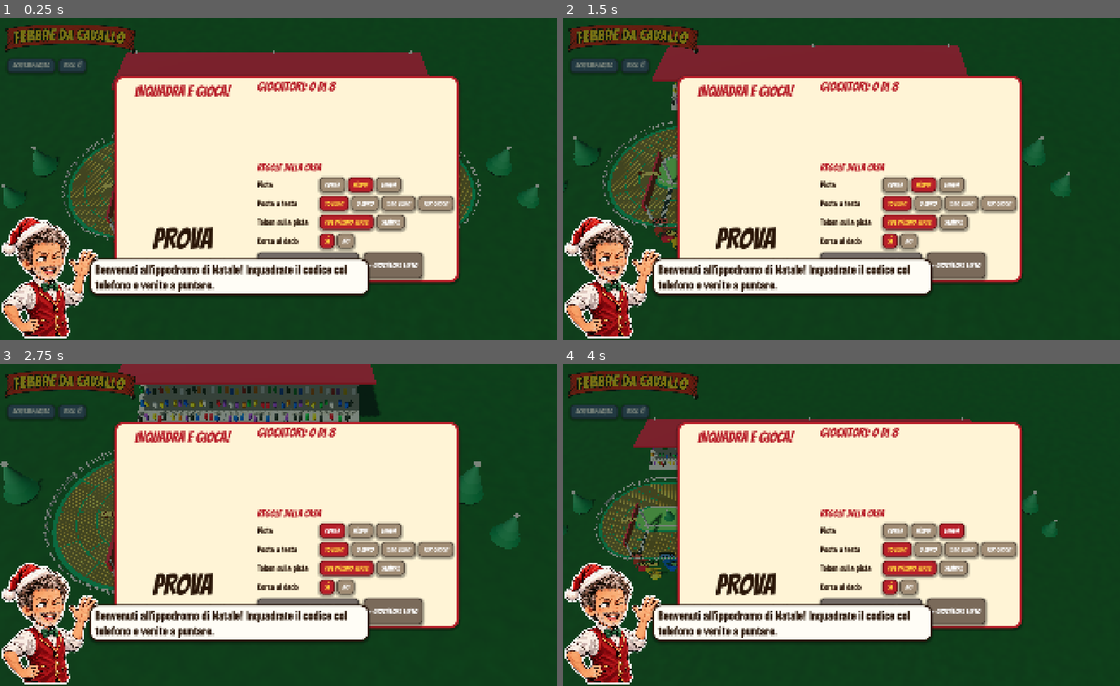
Above: before the commit, frames 1-4 (two rows, left to right).
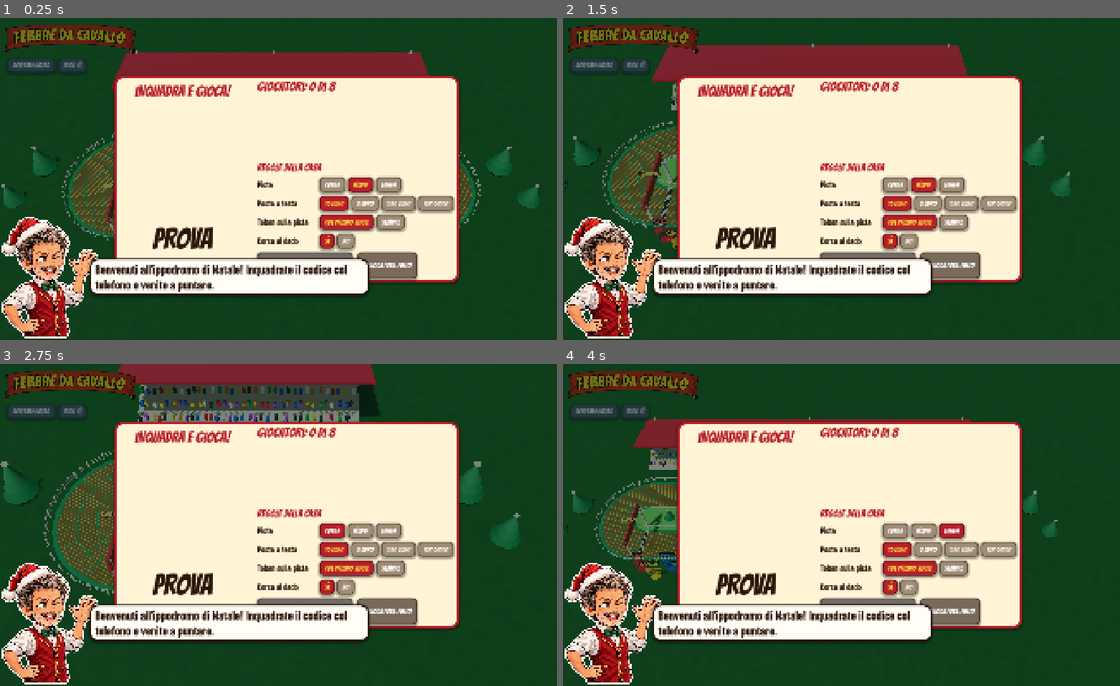
Above: after the commit, the same moments.

Repository: Tannoiser2/Febbre-da-Cavallo
Game: Godot game, scene res://scenes/main.tscn
The game is run twice, just before and just after one commit, with the same random seed, the same clock (stepped at 60 frames per second) and the same inputs.
Inputs:
- Up to frame 1 (0.25 s): no input
- Up to frame 2 (1.5 s): click "Schermo intero" at 0.5 s; click "Voce: sì" at 1.25 s
- Up to frame 3 (2.75 s): click "corta" at 2 s
- Up to frame 4 (4 s): click "media" at 2.75 s; click "lunga" at 3.5 s

The runs differ from the first frame. In frame 1, 0.3% of the frame differs, in the area x 62-77%, y 72-82%; in frame 2, 0.3%; in frame 3, 0.3%; in frame 4, 0.3%.

Commit message:
Dado vero (+1 pallino, +1 -1, +2 pallino, +2, +2 -2, +3 pallino), un turno a testa per giro, token valido per tutta la colonna, nuova corsa oltre a riprendi [pubblica]
Co-Authored-By: Claude Opus 5.5 <noreply@anthropic.com>
Claude-Session: https://claude.ai/code/session_01KonsJhTq9AB1weuGh43qVc

Diff:
--- a/scripts/dati.gd
+++ b/scripts/dati.gd
@@ -13,12 +13,21 @@
 	{"nome": "Nerone", "colore": "#2b2b2b"},
 ]
 
-## Facce del dado movimento: numero e pallino verde (con il pallino verde si pesca un TOKEN).
-## Per cambiare il dado basta modificare questa lista.
+## Facce del dado movimento: n = caselle, v = pallino verde (si pesca un TOKEN),
+## e = "+N -N" (il giocatore sceglie se andare avanti o indietro). Le altre facce vanno solo avanti.
 const DADO := [
-	{"n": 1, "v": false}, {"n": 2, "v": false}, {"n": 3, "v": false},
-	{"n": 1, "v": true}, {"n": 2, "v": true}, {"n": 3, "v": true},
+	{"n": 1, "v": true, "e": false},
+	{"n": 1, "v": false, "e": true},
+	{"n": 2, "v": true, "e": false},
+	{"n": 2, "v": false, "e": false},
+	{"n": 2, "v": false, "e": true},
+	{"n": 3, "v": true, "e": false},
 ]
+
+static func testo_faccia(f: Dictionary) -> String:
+	if f.get("e", false):
+		return "+%d -%d" % [f["n"], f["n"]]
+	return "+%d" % f["n"]
 
 ## I 20 TOKEN movimento del sacchetto: tipo -> quanti, nome, spiegazione breve
 const TOKEN := {
--- a/scripts/interfaccia.gd
+++ b/scripts/interfaccia.gd
@@ -38,6 +38,7 @@
 var sala_conteggio: Label
 var sala_parti: Button
 var sala_bot: Button
+var sala_riprendi: Button
 var sala_opzioni := {}
 var pile_box: Control
 var pile_celle := []
@@ -301,8 +302,9 @@
 	p.add_theme_stylebox_override("panel", stile(Color("#fbf6e9"), Color("#3a2a1a"), 26, 5))
 	p.pivot_offset = Vector2(75, 75)
 	box.add_child(p)
-	var l := etichetta(str(f["n"]), f_titolo, 112, SCURO)
+	var l := etichetta("", f_titolo, 84, SCURO)
 	l.name = "N"
+	_testo_dado(l, f)
 	l.horizontal_alignment = HORIZONTAL_ALIGNMENT_CENTER
 	l.vertical_alignment = VERTICAL_ALIGNMENT_CENTER
 	l.position = Vector2(0, 0)
@@ -328,6 +330,15 @@
 	box.add_child(chi)
 	return box
 
+func _testo_dado(l: Label, f: Dictionary) -> void:
+	if f.get("e", false):
+		l.text = "+%d\n-%d" % [f["n"], f["n"]]
+		l.add_theme_font_size_override("font_size", 58)
+		l.add_theme_constant_override("line_spacing", -14)
+	else:
+		l.text = "+%d" % f["n"]
+		l.add_theme_font_size_override("font_size", 84)
+
 func mostra_dadi(facce: Array, suono: Callable) -> void:
 	for c in dadi_box.get_children():
 		c.queue_free()
@@ -348,8 +359,9 @@
 				return
 			var p: Control = ws[i].get_node("Faccia")
 			p.rotation = randf_range(-0.6, 0.6) * (1.0 - k / 14.0)
-			(p.get_node("N") as Label).text = str(Dati.DADO[randi() % Dati.DADO.size()]["n"]) if k < 13 else str(facce[i]["n"])
-			p.get_node("V").visible = (randf() < 0.5) if k < 13 else facce[i].get("v", false)
+			var fc: Dictionary = Dati.DADO[randi() % Dati.DADO.size()] if k < 13 else facce[i]
+			_testo_dado(p.get_node("N") as Label, fc)
+			p.get_node("V").visible = fc.get("v", false)
 		suono.call()
 		await get_tree().create_timer(0.06 + k * 0.008).timeout
 	for w in ws:
@@ -484,11 +496,16 @@
 	var hb := HBoxContainer.new()
 	hb.add_theme_constant_override("separation", 16)
 	dx.add_child(hb)
-	sala_parti = bottone("SI PARTE!", 54, Color("#1d7a3a"))
-	sala_parti.custom_minimum_size = Vector2(340, 90)
+	sala_parti = bottone("NUOVA CORSA!", 50, Color("#1d7a3a"))
+	sala_parti.custom_minimum_size = Vector2(320, 90)
 	sala_parti.disabled = true
 	sala_parti.pressed.connect(func(): comando.emit("parti", null))
 	hb.add_child(sala_parti)
+	sala_riprendi = bottone("RIPRENDI", 36, Color("#3d5a80"))
+	sala_riprendi.custom_minimum_size = Vector2(0, 90)
+	sala_riprendi.visible = false
+	sala_riprendi.pressed.connect(func(): comando.emit("riprendi", null))
+	hb.add_child(sala_riprendi)
 	sala_bot = bottone("+ giocatore finto", 26, Color("#7a6a5a"))
 	sala_bot.pressed.connect(func(): comando.emit("bot", null))
 	hb.add_child(sala_bot)
--- a/scripts/ippodromo.gd
+++ b/scripts/ippodromo.gd
@@ -12,6 +12,7 @@
 var font: Font
 var cavalli := []            # Cavallo3D
 var token_nodi := {}         # cella -> Node3D
+var _bande: MeshInstance3D = null   # le colonne coperte dai token
 var marcatori := []
 var cam: Camera3D
 var _cam_target := Vector3.ZERO
@@ -481,6 +482,30 @@
 		elif token_nodi[k].get_meta("tipo") != m.token[k]:
 			token_nodi[k].queue_free()
 			metti_token(k, m.token[k])
+	disegna_colonne(m.token.keys())
+
+## Il token vale per tutta la colonna: le caselle affiancate si colorano di azzurro chiaro
+func disegna_colonne(celle_token: Array) -> void:
+	if _bande:
+		_bande.queue_free()
+		_bande = null
+	if celle_token.is_empty():
+		return
+	var st := SurfaceTool.new()
+	st.begin(Mesh.PRIMITIVE_TRIANGLES)
+	for t in celle_token:
+		for c in pista.colonna[t]:
+			_poligono_inset(st, pista.celle[c], 0.12, 0.05)
+	_bande = MeshInstance3D.new()
+	_bande.mesh = st.commit()
+	var m := StandardMaterial3D.new()
+	m.albedo_color = Color(0.3, 0.72, 1.0, 0.62)
+	m.transparency = BaseMaterial3D.TRANSPARENCY_ALPHA
+	m.shading_mode = BaseMaterial3D.SHADING_MODE_UNSHADED
+	m.cull_mode = BaseMaterial3D.CULL_DISABLED
+	_bande.material_override = m
+	_bande.cast_shadow = GeometryInstance3D.SHADOW_CASTING_SETTING_OFF
+	add_child(_bande)
 
 func _metti_zoppo(h: Cavallo3D, cella: int) -> void:
 	var c: Dictionary = pista.celle[cella]
--- a/scripts/main.gd
+++ b/scripts/main.gd
@@ -61,7 +61,8 @@
 				_salvata = ""
 		rete.avvia(cod)
 		if _salvata != "":
-			ui.sala_parti.text = "RIPRENDI LA CORSA"
+			ui.sala_riprendi.visible = true
+			ui.sala_riprendi.text = "RIPRENDI LA CORSA\nINTERROTTA"
 	else:
 		ui.imposta_qr("", 0, "PROVA", "Versione di prova sul computer: aggiungi i giocatori finti")
 	for i in int(params.get("bot", "0")):
@@ -118,10 +119,14 @@
 func _comando(nome: String, valore) -> void:
 	match nome:
 		"parti":
-			if _salvata != "":
+			if m.giocatori.size() >= 2 and not _in_gioco:
+				_salvata = ""
+				ui.sala_riprendi.visible = false
+				rete.salva("fdc_partita", "")
+				_gioca()
+		"riprendi":
+			if _salvata != "" and not _in_gioco:
 				_riprendi()
-			elif m.giocatori.size() >= 2 and not _in_gioco:
-				_gioca()
 		"bot":
 			if m.fase == "attesa":
 				_aggiungi_bot()
@@ -168,7 +173,7 @@
 func _riprendi() -> void:
 	var s = JSON.parse_string(_salvata)
 	_salvata = ""
-	ui.sala_parti.text = "SI PARTE!"
+	ui.sala_riprendi.visible = false
 	if not (s is Dictionary):
 		return
 	_in_gioco = true
--- a/scripts/motore.gd
+++ b/scripts/motore.gd
@@ -30,6 +30,7 @@
 var n_corsa := 0
 var n_turno := 0
 var salta_prossimo := false
+var giro := []              # chi ha già giocato in questo giro (si ricomincia quando hanno giocato tutti)
 var ultimo_uid := ""
 var di_turno := ""          # uid di chi sta giocando ora
 var dado_attuale := []      # facce in mostra
@@ -87,6 +88,7 @@
 	n_turno = 0
 	salta_prossimo = false
 	ultimo_uid = ""
+	giro = []
 	di_turno = ""
 	dado_attuale = []
 	risultati = []
@@ -160,6 +162,7 @@
 		await corsa_al_dado()
 	else:
 		var uid := estrai_giocatore()
+		giro.append(uid)
 		di_turno = uid
 		trova(uid)["turni"] += 1
 		ultimo_uid = uid
@@ -181,29 +184,25 @@
 	dado_attuale = []
 	cambiato.emit()
 
-func estrai_giocatore(escludi := []) -> String:
-	var mx := 0
+## Il giocatore di turno lo estrae la sorte, ma una sola volta per giro: chi ha giocato aspetta
+## che abbiano giocato tutti. Nella corsa al dado (tutti = true) possono uscire anche loro.
+func estrai_giocatore(escludi := [], tutti := false) -> String:
+	var cand := []
 	for g in giocatori:
-		mx = max(mx, g["turni"])
-	var tot := 0.0
-	var pesi := []
-	for g in giocatori:
-		var w := 0.0
-		if not escludi.has(g["uid"]):
-			w = 1.0 + 0.7 * (mx - g["turni"])
-			if g["uid"] == ultimo_uid and giocatori.size() > 1:
-				w *= 0.2
-		pesi.append(w)
-		tot += w
-	var x := randf() * tot
-	for i in giocatori.size():
-		x -= pesi[i]
-		if x <= 0.0 and pesi[i] > 0.0:
-			return giocatori[i]["uid"]
-	for g in giocatori:
-		if not escludi.has(g["uid"]):
-			return g["uid"]
-	return giocatori[0]["uid"]
+		if not escludi.has(g["uid"]) and (tutti or not giro.has(g["uid"])):
+			cand.append(g["uid"])
+	if cand.is_empty() and not tutti:
+		giro = []
+		for g in giocatori:
+			if not escludi.has(g["uid"]) and (g["uid"] != ultimo_uid or giocatori.size() == 1):
+				cand.append(g["uid"])
+	if cand.is_empty():
+		for g in giocatori:
+			if not escludi.has(g["uid"]):
+				cand.append(g["uid"])
+	if cand.is_empty():
+		return giocatori[0]["uid"]
+	return cand[randi() % cand.size()]
 
 func _corsa_al_dado_ora() -> bool:
 	return cfg["corsa_dado"] and giocatori.size() >= 3 and n_turno >= 3 and not salta_prossimo and randf() < 0.22
@@ -215,7 +214,7 @@
 		facce.append(Dati.DADO[randi() % Dati.DADO.size()])
 	var scelti := []
 	for i in k:
-		scelti.append(estrai_giocatore(scelti))
+		scelti.append(estrai_giocatore(scelti, true))
 	dado_attuale = facce
 	cambiato.emit()
 	await v.dici(Dati.frase("corsa_dado"), "sorpreso")
@@ -227,7 +226,7 @@
 	while liberi.size() > 1:
 		var op := []
 		for i in facce.size():
-			op.append({"k": i, "t": str(facce[i]["n"]), "v": facce[i]["v"], "ok": not presi.has(i)})
+			op.append({"k": i, "t": Dati.testo_faccia(facce[i]), "n": facce[i]["n"], "v": facce[i]["v"], "e": facce[i].get("e", false), "ok": not presi.has(i)})
 		var r: Dictionary = await _chiedi(liberi, "prendi", "Prendi un dado, presto!", op,
 			{"sotto": "Il più veloce sceglie per primo", "scopo": "prendi", "corsa": true})
 		presi[int(r["k"])] = r["uid"]
@@ -254,39 +253,43 @@
 		await v.dado([p[1]])
 		await esegui_mossa(uid, p[1])
 
-## Le mosse possibili per un cavallo con n passi: {"avanti": dest, "indietro": dest}
-func mosse(cid: int, n: int) -> Dictionary:
+## Le mosse possibili per un cavallo con n passi: {"avanti": dest, "indietro": dest}.
+## Indietro solo se la faccia del dado è "+N -N".
+func mosse(cid: int, n: int, indietro := true) -> Dictionary:
 	var c: Dictionary = cavalli[cid]
 	var occ := occupate(cid)
 	var res := {}
 	var a := pista.destinazioni(c["cella"], n, true, occ)
 	if a["celle"].size() or a["traguardo"]:
 		res["avanti"] = a
-	var d := pista.destinazioni(c["cella"], n, false, occ)
-	if d["celle"].size():
-		res["indietro"] = d
+	if indietro:
+		var d := pista.destinazioni(c["cella"], n, false, occ)
+		if d["celle"].size():
+			res["indietro"] = d
 	return res
 
 func esegui_mossa(uid: String, faccia: Dictionary) -> void:
 	var n: int = faccia["n"]
+	var e: bool = faccia.get("e", false)
 	var validi := []
 	for c in cavalli:
-		if c["attivo"] and not c["zoppo"] and mosse(c["id"], n).size():
+		if c["attivo"] and not c["zoppo"] and mosse(c["id"], n, e).size():
 			validi.append(c["id"])
 	if validi.is_empty():
 		await v.dici(Dati.frase("nessuna"), "pensa")
 		_log("nessuna mossa")
 		await _controlla_ripristino()
 		return
-	var cid: int = await chiedi_cavallo(uid, "Quale cavallo muovi di %d?" % n, validi, "muovi")
-	var m := mosse(cid, n)
+	var tit := ("Quale cavallo muovi di %d (avanti o indietro)?" % n) if e else ("Quale cavallo fai avanzare di %d?" % n)
+	var cid: int = await chiedi_cavallo(uid, tit, validi, "muovi")
+	var m := mosse(cid, n, e)
 	var verso := "avanti"
 	if m.size() > 1:
 		var op := [
-			{"k": "avanti", "t": "Avanti di %d" % n, "ok": true},
-			{"k": "indietro", "t": "Indietro di %d" % n, "ok": true},
+			{"k": "avanti", "t": "+%d  avanti" % n, "ok": true},
+			{"k": "indietro", "t": "-%d  indietro" % n, "ok": true},
 		]
-		var r: Dictionary = await _chiedi([uid], "verso", Dati.nome(cid) + ": avanti o indietro?", op, {"scopo": "verso", "cavallo": cid})
+		var r: Dictionary = await _chiedi([uid], "verso", Dati.nome(cid) + ": quale risultato usi?", op, {"scopo": "verso", "cavallo": cid})
 		verso = r["k"]
 	else:
 		verso = m.keys()[0]
@@ -390,24 +393,33 @@
 	return int(r["k"])
 
 # ------------------------------------------------------------------ token
+## Il token vale per tutta la "colonna": le caselle affiancate da un bordo all'altro della pista.
+func token_nella_colonna(cella: int, ignora := -99) -> int:
+	for c in pista.colonna[cella]:
+		if c != ignora and token.has(c):
+			return c
+	return -1
+
 func risolvi_casella(uid: String, cid: int, verde: bool, origine: int, prof: int) -> void:
 	var cella: int = cavalli[cid]["cella"]
 	if cella < 0 or prof > 3:
 		return
 	var tipo := ""
 	var esistente := false
-	if token.has(cella):
+	var tc := token_nella_colonna(cella)
+	if tc >= 0:
 		if verde or cfg["token_sempre"] or prof > 0:
-			tipo = token[cella]
+			tipo = token[tc]
 			esistente = true
 	elif verde and prof == 0:
 		if sacchetto.is_empty():
 			return
 		tipo = sacchetto.pop_back()
+		tc = cella
 	if tipo == "":
 		return
-	_log("token %s %s su %d" % [tipo, "esistente" if esistente else "pescato", cella])
-	await v.token_rivela(tipo, cella, esistente)
+	_log("token %s %s su %d" % [tipo, "esistente" if esistente else "pescato", tc])
+	await v.token_rivela(tipo, tc, esistente)
 	await v.dici(Dati.TOKEN[tipo]["nome"] + "! " + Dati.TOKEN[tipo]["testo"], "sussurra")
 	var efficace := tipo
 	if tipo == "sorpresa":
@@ -417,33 +429,33 @@
 	# dove va il token dopo l'effetto
 	if not esistente:
 		if tipo != "allarme":
-			token[cella] = tipo
-	await applica(uid, cid, efficace, origine, prof, cella)
-	if esistente and token.get(cella, "") == tipo:
+			token[tc] = tipo
+	await applica(uid, cid, efficace, origine, prof, tc)
+	if esistente and token.get(tc, "") == tipo:
 		if tipo in ["tre", "azzoppato", "allarme"]:
-			token.erase(cella)
+			token.erase(tc)
 			sacchetto.append(tipo)
 			sacchetto.shuffle()
-			await v.token_via([cella])
+			await v.token_via([tc])
 		else:
 			var libere := []
-			for a in pista.adiacenti[cella]:
-				if not token.has(a):
+			for a in pista.adiacenti[tc]:
+				if token_nella_colonna(a, tc) < 0 and not pista.colonna[tc].has(a):
 					libere.append(a)
-			token.erase(cella)
+			token.erase(tc)
 			in_mano = 1
 			if libere.is_empty():
 				sacchetto.append(tipo)
 				sacchetto.shuffle()
 				in_mano = 0
-				await v.token_via([cella])
+				await v.token_via([tc])
 			else:
 				var dove: int = libere[0]
 				if libere.size() > 1:
-					dove = await chiedi_casella(uid, "Dove sposti il token " + Dati.TOKEN[tipo]["nome"] + "?", libere, cella, {"scopo": "sposta_token", "token": tipo})
+					dove = await chiedi_casella(uid, "Dove sposti il token " + Dati.TOKEN[tipo]["nome"] + "?", libere, tc, {"scopo": "sposta_token", "token": tipo})
 				token[dove] = tipo
 				in_mano = 0
-				await v.token_sposta(cella, dove, tipo)
+				await v.token_sposta(tc, dove, tipo)
 	cambiato.emit()
 	await v.aggiorna()
 
@@ -459,7 +471,7 @@
 			var da: int = c["cella"]
 			var dest := await chiedi_destinazione(uid, cid, d, "Dove si ferma " + Dati.nome(cid) + "?")
 			await muovi(cid, da, dest, d, true)
-			if vincitore < 0 and token.has(dest) and cfg["token_sempre"]:
+			if vincitore < 0 and dest >= 0 and token_nella_colonna(dest) >= 0 and cfg["token_sempre"]:
 				await risolvi_casella(uid, cid, false, da, prof + 1)
 		"supera":
 			await _supera(uid, cid)
@@ -688,7 +700,7 @@
 			var cid: int = d.get("cavallo", 0)
 			return "avanti" if valore[cid] > 0 or randf() < 0.3 else "indietro"
 		"prendi":
-			ok.sort_custom(func(a, b): return int(a["t"]) + (0.5 if a.get("v", false) else 0.0) > int(b["t"]) + (0.5 if b.get("v", false) else 0.0))
+			ok.sort_custom(func(a, b): return int(a["n"]) + (0.5 if a.get("v", false) else 0.0) + (0.3 if a.get("e", false) else 0.0) > int(b["n"]) + (0.5 if b.get("v", false) else 0.0) + (0.3 if b.get("e", false) else 0.0))
 			return ok[0]["k"]
 	return ok[randi() % ok.size()]["k"]
 
@@ -726,7 +738,7 @@
 # ------------------------------------------------------------------ salvataggio (per riprendere)
 func salva() -> Dictionary:
 	return {"cfg": cfg, "fase": fase, "giocatori": giocatori, "cavalli": cavalli, "token": token, "sacchetto": sacchetto,
-		"pile": pile, "n_corsa": n_corsa, "n_turno": n_turno, "salta": salta_prossimo, "ultimo": ultimo_uid}
+		"pile": pile, "n_corsa": n_corsa, "n_turno": n_turno, "salta": salta_prossimo, "ultimo": ultimo_uid, "giro": giro}
 
 func carica(s: Dictionary) -> void:
 	cfg.merge(s["cfg"], true)
@@ -753,6 +765,7 @@
 	n_turno = int(s["n_turno"])
 	salta_prossimo = s["salta"]
 	ultimo_uid = s["ultimo"]
+	giro = s.get("giro", [])
 	vincitore = -1
 
 ## Riprende una corsa salvata dall'inizio del turno.
--- a/scripts/pista.gd
+++ b/scripts/pista.gd
@@ -27,6 +27,7 @@
 var succ := {}
 var prec := {}
 var adiacenti := {}
+var colonna := {}          # caselle affiancate da un bordo all'altro (sovrapposte lungo la pista)
 
 func _init(rettilinei: int = 4) -> void:
 	n_rettilinei = max(2, rettilinei - rettilinei % 2)
@@ -79,6 +80,16 @@
 			if _intervalli_toccano(a["s0"], a["s1"], b["s0"], b["s1"]):
 				l.append(b["id"])
 		adiacenti[a["id"]] = l
+	_calcola_colonne()
+
+func _calcola_colonne() -> void:
+	for a in celle:
+		var l := []
+		for b in celle:
+			var sov := minf(a["s1"], b["s1"]) - maxf(a["s0"], b["s0"])
+			if sov > 0.05:
+				l.append(b["id"])
+		colonna[a["id"]] = l
 
 func _intervalli_toccano(a0: float, a1: float, b0: float, b1: float) -> bool:
 	var e := 0.01
--- /dev/null
+++ b/tests/foto_dadi.gd
@@ -0,0 +1,19 @@
+extends SceneTree
+## Fotografia di dadi e colonne dei token sulla TV.
+func _init() -> void:
+	await process_frame
+	var main = load("res://scenes/main.tscn").instantiate()
+	root.add_child(main)
+	await process_frame
+	await process_frame
+	var m: Motore = main.m
+	m.prepara_corsa()
+	main.ui.mostra_sala(false)
+	m.token = {4: "piu2", 25: "salta", 30: "supera"}
+	m.cavalli[0]["cella"] = 3
+	main.ip.sincronizza(m)
+	main.ui.mostra_dadi([Dati.DADO[1], Dati.DADO[2], Dati.DADO[5]], func(): pass)
+	for i in 120:
+		await process_frame
+	root.get_viewport().get_texture().get_image().save_png("/tmp/foto_dadi.png")
+	quit()
--- a/tests/sim.gd
+++ b/tests/sim.gd
@@ -16,6 +16,21 @@
 		print("pista %d rettilinei: caselle per corsia %s, lunghezza %.1f" % [r, str(tot), p.lunghezza])
 		for c in p.celle:
 			assert(p.adiacenti[c["id"]].size() >= 2, "casella isolata")
+	# un giocatore per giro: in ogni blocco di 4 estrazioni escono tutti e 4
+	var mg := Motore.new()
+	for g in 4:
+		mg.aggiungi_giocatore("p%d" % g, "P%d" % g)
+	for blocco in 30:
+		var visti := {}
+		for k in 4:
+			var u := mg.estrai_giocatore()
+			mg.giro.append(u)
+			mg.ultimo_uid = u
+			assert(not visti.has(u), "giocatore ripetuto nel giro")
+			if visti.has(u):
+				_err += 1
+			visti[u] = true
+	print("giri senza ripetizioni: ok")
 	var turni := []
 	var vinc := {}
 	var errori := 0
Not shown, added: tests/foto_dadi.gd.uid
